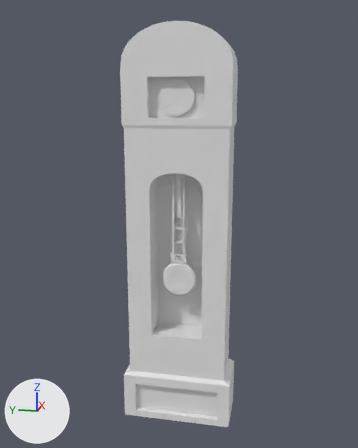
An edit to the FBX model Assets/Prefabs/clock.fbx, drawn before and after from the same camera.
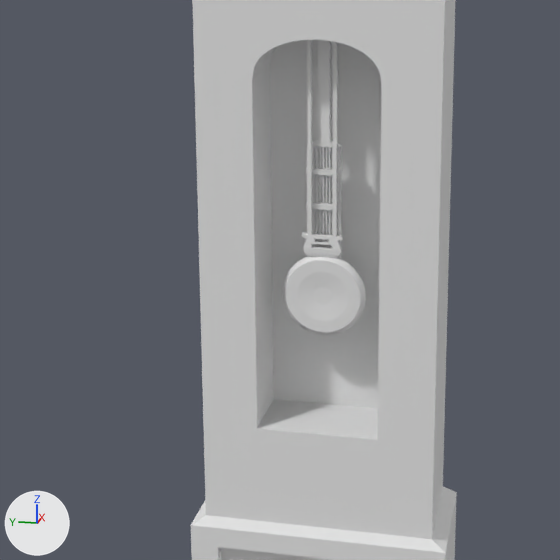
Each version appears first whole from a 50 mm lens placed at (-8.94, -1.76, 5.19), pointed at (0.04, 0.04, 2.94), and next in a close-up on the part from 13% to 77% of the width and 35% to 87% of the height. Lighting does not change. The marker at lower left points along +X, +Y and +Z. The older version's two pictures come first. Where no turn or scale is listed for an object, it has been applied to the vertices.
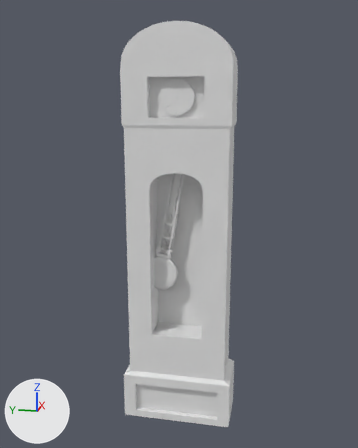
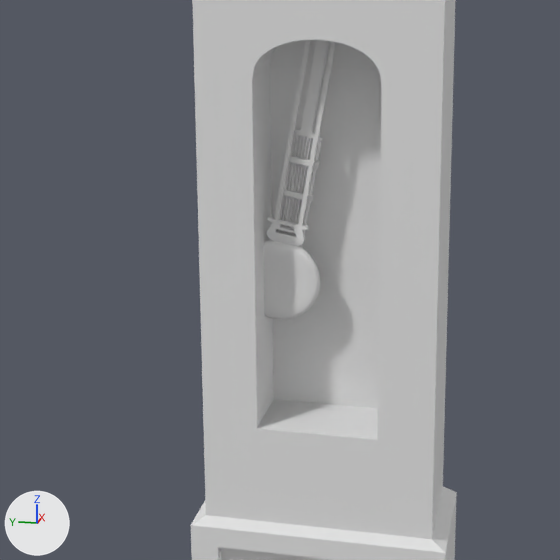
Changed parts and their boxes (x1, y1, x2, y2) in the close-ups (560 x 560 px):
'Pendulum', added
    after: (263, 40, 336, 320)
'Cylinder.001', deleted
    before: (282, 256, 366, 335)
'Cube', deleted
    before: (307, 40, 342, 258)
'Cube.003', deleted
    before: (301, 40, 343, 258)
'Cube.002', deleted
    before: (306, 202, 342, 211)
'Cube.001', deleted
    before: (306, 168, 342, 176)

The edits, one by one:
Mesh me_cube_006_1 is new.
It has 2507 vertices, 2373 faces and spans x 0.06..0.2, y -0.12..0.7, z -2.38..0.02.
Object 'Cube.002' (ob_cube_002) is deleted.
Object 'Cube.003' (ob_cube_003) is deleted.
Object 'Cylinder.001' (ob_cylinder_001) is deleted.
Object 'Cube' (ob_cube) is deleted.
Object 'Cube.001' (ob_cube_001) is deleted.
Object 'Pendulum' (ob_pendulum) is new; it shows me_cube_006_1.
Its location is (-0.21, 0.0, 4.04).
